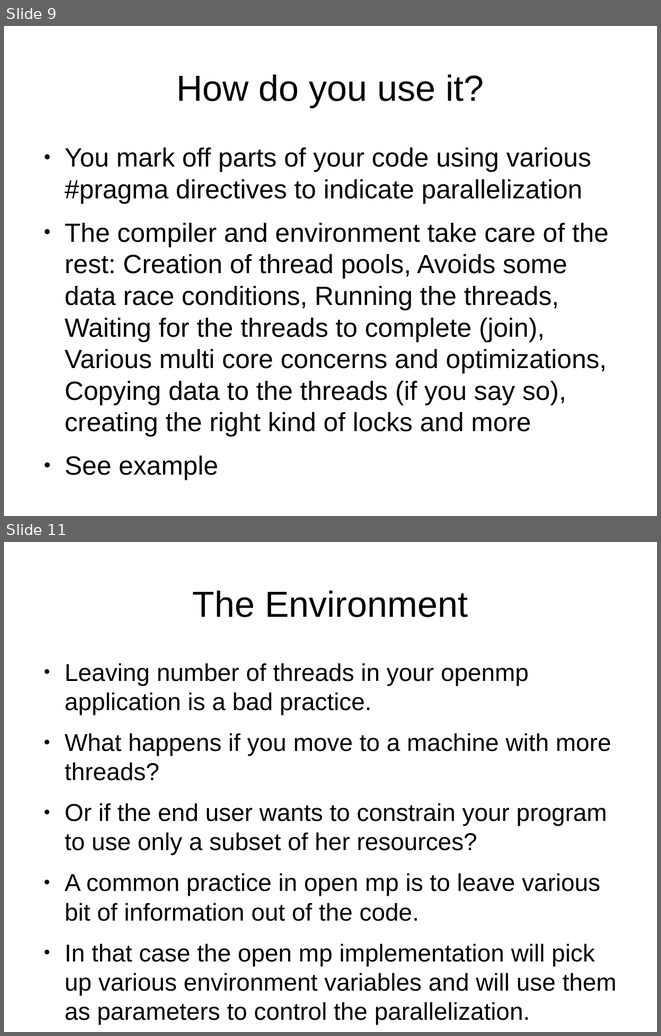
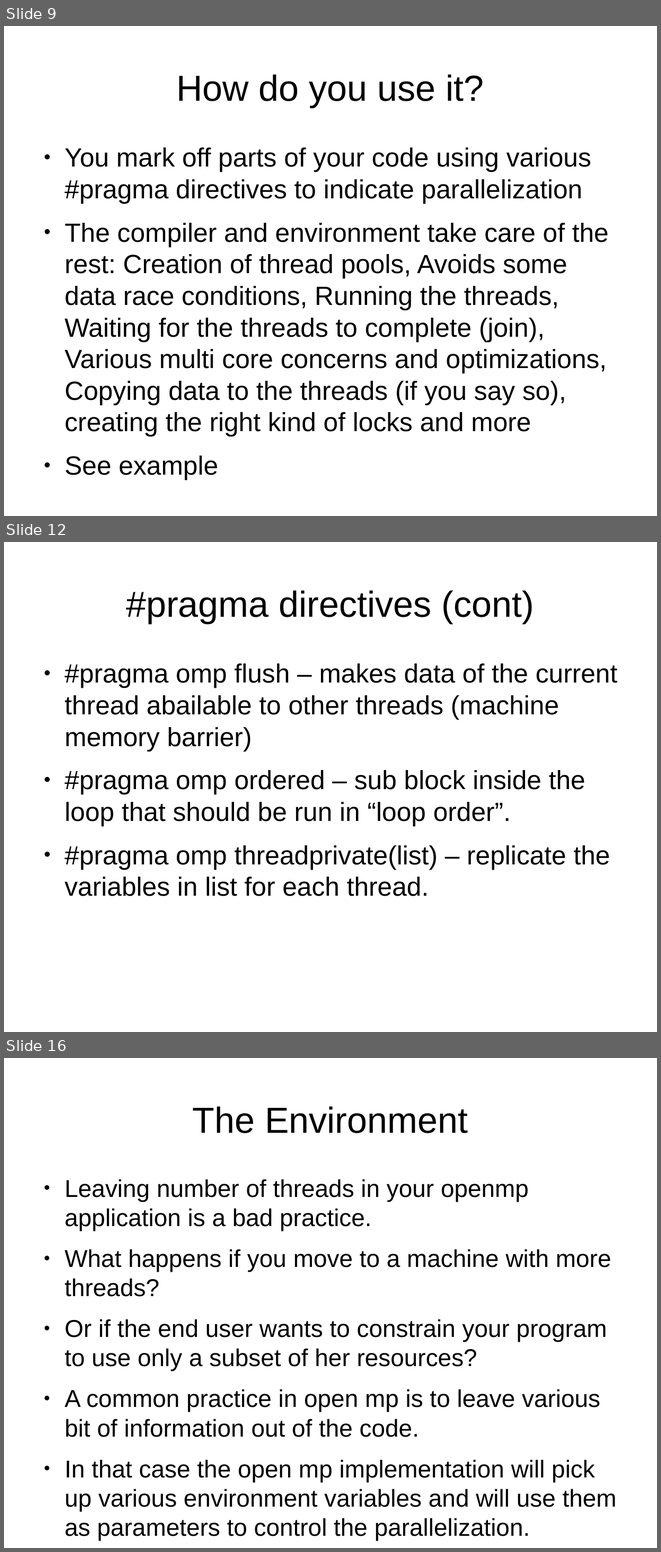
Before and after one commit to veltzer/demos, a slide deck: cpp/multi_core/openmp.odp. Shown one above the other, each under a label of ours: slides 9 and 11 before the commit, slides 9, 12 and 16 after it; the slides between them are not shown. The pictures are 661x1036 and 661x1552 pixels, drawn with LibreOffice and Linux fonts; fonts in the diff are those of the drawing. Boxes give left, top, right and bottom in pixels: in the first picture for what was removed or moved away, otherwise in the second. Text is boxed around its words. In the diff, an @@ line names an element or a change of style, - is before the commit and + after.

```diff
--- a/cpp/multi_core/openmp.odp
+++ b/cpp/multi_core/openmp.odp
@@ slide 12 added at (x1=4, y1=542, x2=657, y2=1032), background #FFFFFF @@
@@ title added at (x1=126, y1=590, x2=534, y2=623), 44 pt, text #000000 @@
+#pragma directives (cont)
@@ text added at (x1=64, y1=663, x2=618, y2=896), 32 pt, text #000000 @@
+● #pragma omp flush – makes data of the current thread abailable to other threads (machine memory barrier)
+● #pragma omp ordered – sub block inside the loop that should be run in “loop order”.
+● #pragma omp threadprivate(list) – replicate the variables in list for each thread.
@@ what was slide 11 is now slide 16 @@
```
Also in this commit, not shown: 1 slide changed, 9 other slides added, 4 other files.
